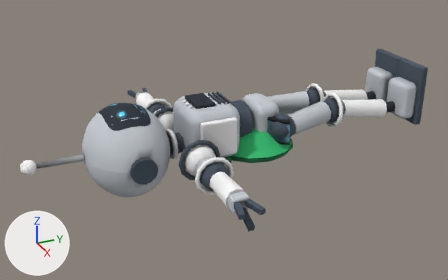
The glTF model public/meydan/deneme/karakter_robot.glb: old version first, new version second.
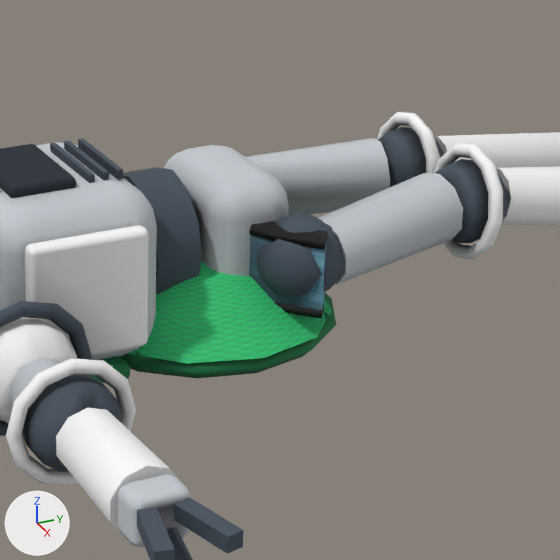
Old and new are each drawn whole from a 50 mm camera at (2.556, -1.303, 1.187) aimed at (0.007, -0.156, -0.087) and again close up on the part from 43% to 80% of the width and 18% to 78% of the height. The lights are fixed; the arrows at lower left show +X, +Y and +Z. The last two pictures show the newer version. Where no turn or scale is listed for an object, it has been applied to the vertices. Vertices at exactly the same position are counted once.

The scene before the commit, as lines of its bpy script (objects in view):
```python
me_mesh_0 = bpy.data.meshes.new('Mesh_0')
me_mesh_0.from_pydata(...)  # 3220 vertices, 6104 faces; spans x -0.75..0.75, y -1.12..0.91, z -0.26..0.2
me_mesh_0.materials.append(mat_atlas)
me_mesh_1 = bpy.data.meshes.new('Mesh_1')
me_mesh_1.from_pydata(...)  # 274 vertices, 524 faces; spans x -0.216..0.216, y -0.344..0.209, z -0.152..0.001
me_mesh_1.materials.append(mat_atlas)
me_mesh_2 = bpy.data.meshes.new('Mesh_2')
me_mesh_2.from_pydata(...)  # 156 vertices, 300 faces; spans x -0.205..0.205, y 0.002..0.118, z -0.082..0.042
me_mesh_2.materials.append(mat_atlas)
ob_govde = bpy.data.objects.new('Govde', me_mesh_0)
ob_govde.location = (0.0, 0.0, 0.0)
ob_kozmetik_gozluk = bpy.data.objects.new('kozmetik_gozluk', me_mesh_2)
ob_kozmetik_gozluk.location = (0.0, 0.0, 0.0)
ob_kozmetik_sapka = bpy.data.objects.new('kozmetik_sapka', me_mesh_1)
ob_kozmetik_sapka.location = (0.0, 0.0, 0.0)
```
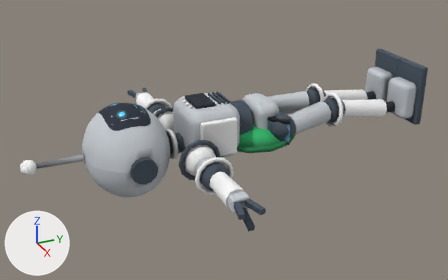
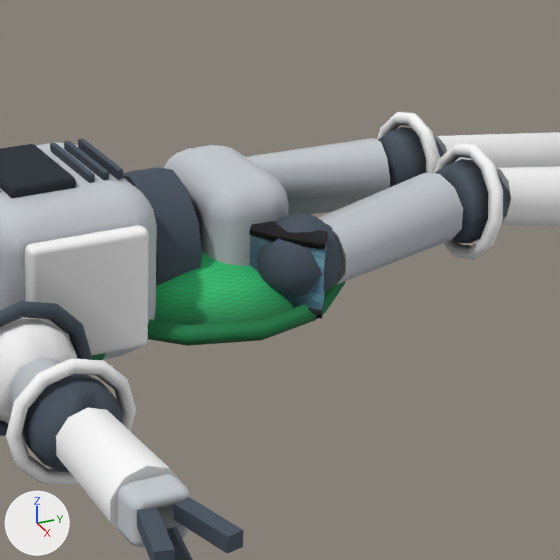
What changed in the scene script:
```text
Change me_mesh_1:
    used by ob_kozmetik_sapka; location = (0.0, 0.0, 0.0)
    remove me_mesh_1.from_pydata(...)  # 274 vertices, 524 faces; spans x -0.216..0.216, y -0.344..0.209, z -0.152..0.001
    add me_mesh_1.from_pydata(...)  # 304 vertices, 588 faces; spans x -0.223..0.223, y -0.382..0.223, z -0.113..0.016
    me_mesh_1 part 1: the loose piece of 56 vertices spanning x -0.15..0.15, y -0.344..-0.174, z -0.152..-0.105 is moved by (0.0, -0.039, 0.039)
    me_mesh_1 part 2: the loose piece of 130 vertices spanning x -0.216..0.216, y -0.204..0.202, z -0.134..-0.012 is rebuilt with 168 vertices and now spans x -0.199..0.199, y -0.191..0.191, z -0.094..0.003
    me_mesh_1 part 3: a new loose piece of 48 vertices spanning x -0.223..0.223, y -0.223..0.223, z -0.094..-0.062, in mat_atlas
    me_mesh_1 part 4: the loose piece of 56 vertices spanning x -0.214..0.214, y -0.209..0.209, z -0.151..-0.115 is deleted
    other edits to the shape of me_mesh_1 do not show in these pictures
```

What differs and where, as boxes [x1, y1, x2, y2] in the close-ups (560 x 560 px; the box of a moved part takes in the faces that stretch with it):
'kozmetik_sapka', reshaped (11% shorter)
    before: [89, 261, 336, 383]
    after: [91, 252, 346, 360]
part 1 of me_mesh_1, moved or reshaped (mostly hidden afterwards)
    before: [89, 356, 130, 383]
    after: [91, 353, 105, 360]
part 2 of me_mesh_1, rebuilt
    before: [127, 261, 332, 364]
    after: [154, 252, 294, 325]
part 3 of me_mesh_1, added (green)
    after: [148, 281, 346, 346]
part 4 of me_mesh_1, deleted (green)
    before: [121, 292, 336, 378]
